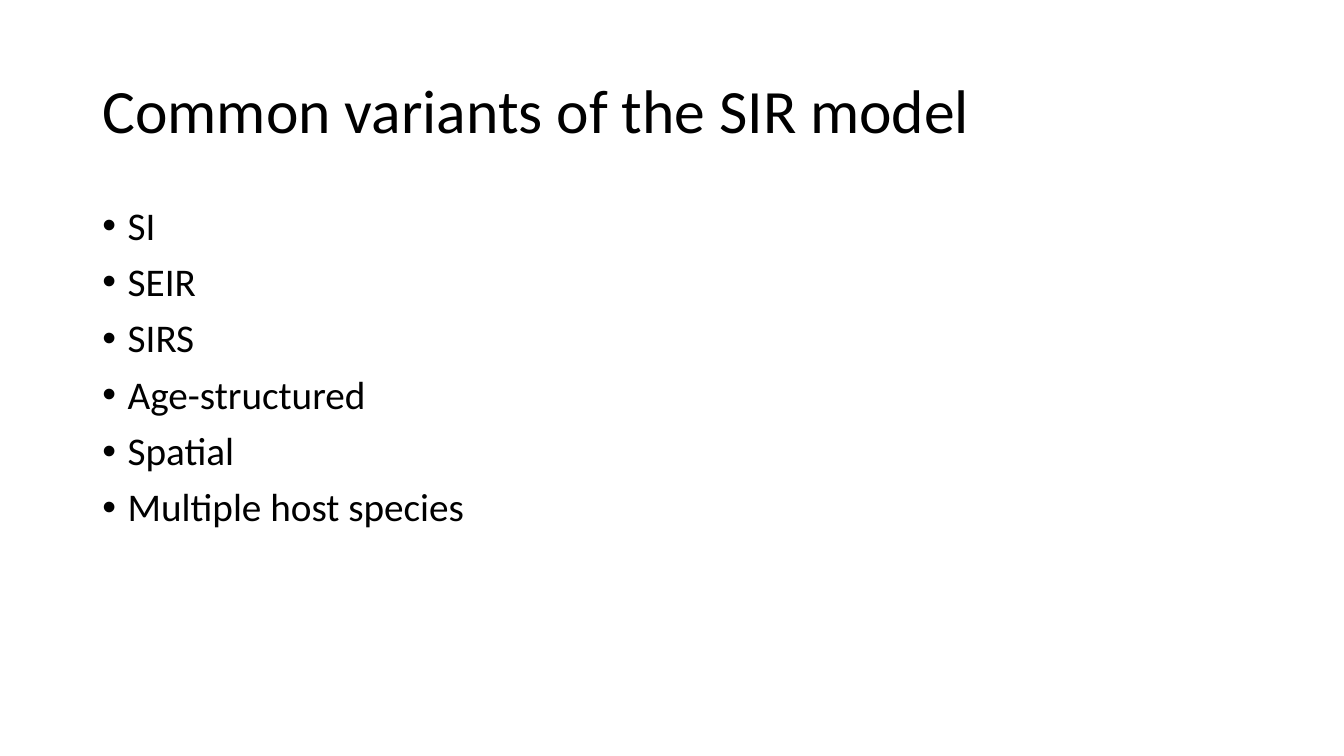
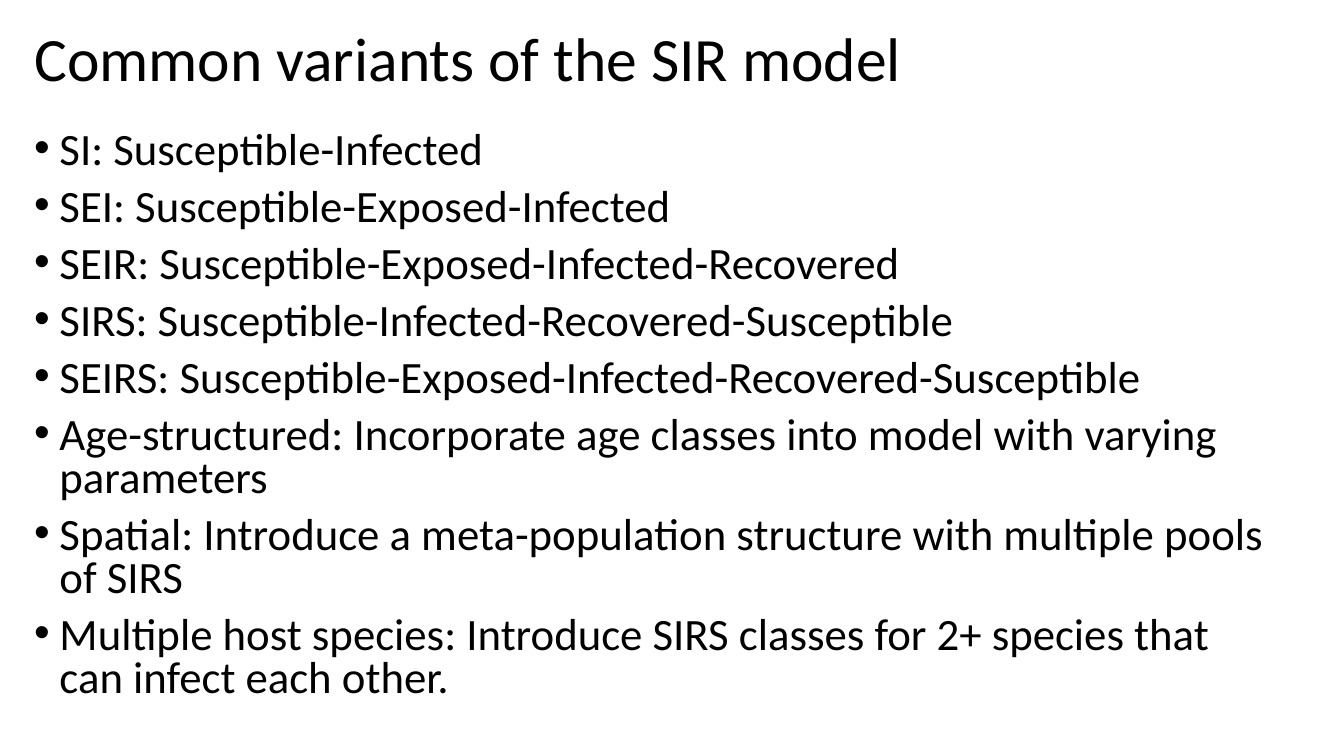
Before and after one commit to grimaudo-at/SIR_lecture, a slide deck: slide 24 of SIR_lecture.pptx (slide 19 before the commit). Drawn at 1344x756 pixels with LibreOffice and Linux fonts; fonts in the diff are those of the drawing. Boxes give left, top, right and bottom in pixels: in the first picture for what was removed or moved away, otherwise in the second. Text is boxed around its words. In the diff, an @@ line names an element or a change of style, - is before the commit and + after.

```diff
--- a/SIR_lecture.pptx
+++ b/SIR_lecture.pptx
@@ title "Common variants of the SIR ...": place and size @@
-title "Common variants of the SIR ..." at (102,90,969,134)
+title "Common variants of the SIR ..." at (34,38,901,82)
@@ text at (59,134,1263,694): text changed; size 28 to 32 pt @@
-• SI
-• SEIR
-• SIRS
-• Age-structured
-• Spatial
-• Multiple host species
+• SI: Susceptible-Infected
+• SEI: Susceptible-Exposed-Infected
+• SEIR: Susceptible-Exposed-Infected-Recovered
+• SIRS: Susceptible-Infected-Recovered-Susceptible
+• SEIRS: Susceptible-Exposed-Infected-Recovered-Susceptible
+• Age-structured: Incorporate age classes into model with varying parameters
+• Spatial: Introduce a meta-population structure with multiple pools of SIRS
+• Multiple host species: Introduce SIRS classes for 2+ species that can infect each other.
```
Also in this commit, not shown: 7 slides added, 3 slides removed, 3 other files.
